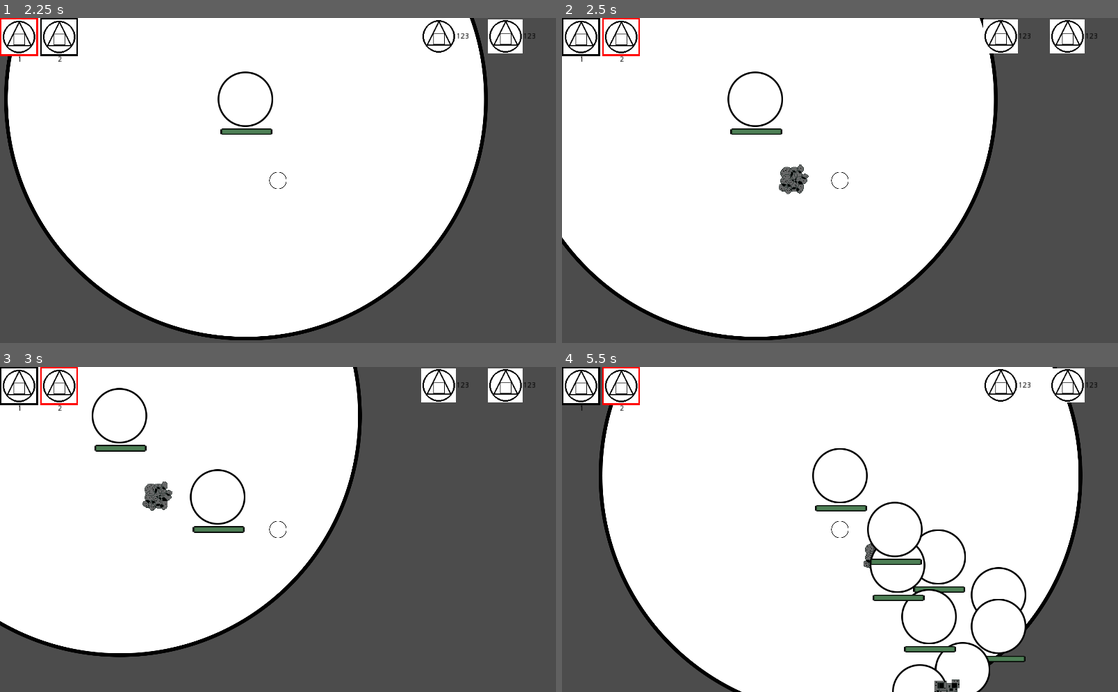
Above: before the commit, frames 1-4 (two rows, left to right).
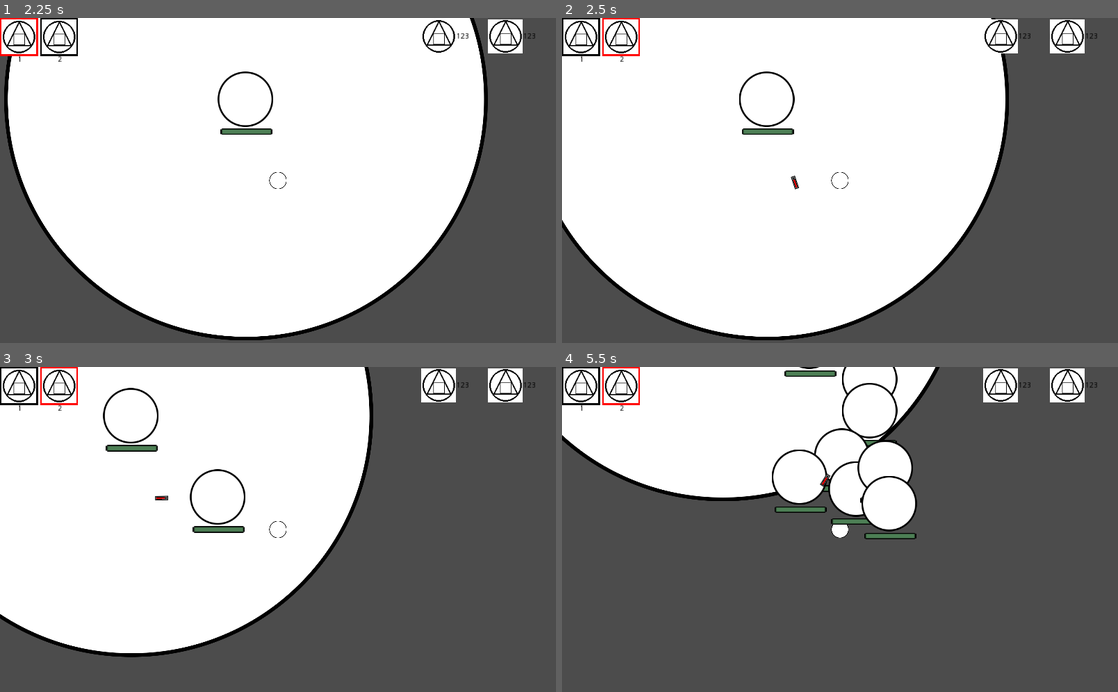
Above: after the commit, the same moments.

Repository: Gics444/tm-labs
Game: Godot game, scene res://Main_Scene_(World)/World.tscn
The game is run twice, just before and just after one commit, with the same random seed, the same clock (stepped at 60 frames per second) and the same inputs.
Inputs (mouse positions are in pixels of both pictures, inside the frame that each line leads up to):
- Up to frame 1 (2.25 s): click "1" at 0.5 s; click "2" at 1.25 s; tap Enter at 2 s; move the mouse to (400, 164) at 2.02 s; hold D (right) from 2.03 s (still down); hold 1 (1) from 2.03 s (still down); click (400, 164) at 2.17 s
- Up to frame 2 (2.5 s): keep holding D (right); keep holding 1 (1); tap Space (ui_select) at 2.27 s; tap 2 (2) at 2.3 s
- Up to frame 3 (3 s): tap Space (ui_select) at 2.57 s; move the mouse to (166, 545) at 2.77 s; release D (right) at 2.78 s; release 1 (1) at 2.78 s; hold S (down) from 2.78 s (still down); tap 2 (2) at 2.85 s
- Up to frame 4 (5.5 s): tap Space (ui_select) at 3.02, 3.05, 3.32, 4.52, 4.82, 5.27, 5.3 s; move the mouse to (895, 458) at 3.52 s; release S (down) at 3.53 s; hold D (right) 3.53-4.28 s; hold Space (ui_select) 3.53-4.28 s; tap 1 (1) at 3.8, 4.35 s; move the mouse to (812, 594) at 4.27 s; hold W (up) 4.28-5.03 s; click (812, 594) at 4.42 s; tap 2 (2) at 4.55 s; move the mouse to (1006, 578) at 5.02 s; hold A (left) from 5.03 s (still down); hold 2 (2) from 5.03 s (still down)

Frame 1 is identical in both runs. In frame 2, 4.6% of the frame differs, in the area x 0-81%, y 0-100%; in frame 3, 4.0%; in frame 4, 56%, in the area x 0-94%, y 0-100%.

Commit message:
added spawn limited ammount of shape essence

Diff:
--- a/Lab3/Godot stuff/Main_Scene_(World)/ExpandingBack.gd
+++ b/Lab3/Godot stuff/Main_Scene_(World)/ExpandingBack.gd
@@ -1,6 +1,9 @@
 extends Node2D
+
+signal expanded
 
 func _on_ExpansionTimer_timeout():
 	$".".scale += Vector2(2,2)
 	var world = get_parent()
-	world.spawn_count += + 0.5
+	world.spawn_count += 0.5
+	world.essence_limit += 2
--- a/Lab3/Godot stuff/Main_Scene_(World)/ExpandingBack.tscn
+++ b/Lab3/Godot stuff/Main_Scene_(World)/ExpandingBack.tscn
@@ -6,6 +6,11 @@
 [sub_resource type="Curve2D" id=1]
 _data = {
 "points": PoolVector2Array( 0, 0, 0, 0, -14.6364, -18.6667, 0, 0, 0, 0, 2.18182, -26.4444, 0, 0, 0, 0, 17, -22, 0, 0, 0, 0, 25.7273, -5.39182, 0, 0, 0, 0, 19, 13.5556, 0, 0, 0, 0, 1.06061, 18.8187, 0, 0, 0, 0, -13.5152, 12.4444, 0, 0, 0, 0, -21.3636, -4.33918, 0, 0, 0, 0, -14.6364, -18.6667 )
+}
+
+[sub_resource type="Curve2D" id=2]
+_data = {
+"points": PoolVector2Array( 0, 0, 0, 0, -71, -24, 0, 0, 0, 0, -23, -22, 0, 0, 0, 0, -31, -68, 0, 0, 0, 0, 11, -36, 0, 0, 0, 0, 28, -72, 0, 0, 0, 0, 34, -25, 0, 0, 0, 0, 73, -38, 0, 0, 0, 0, 51, -6, 0, 0, 0, 0, 73, 20, 0, 0, 0, 0, 42, 26, 0, 0, 0, 0, 28, 71, 0, 0, 0, 0, 3, 42, 0, 0, 0, 0, -24, 73, 0, 0, 0, 0, -30, 33, 0, 0, 0, 0, -67, 44, 0, 0, 0, 0, -45, 15, 0, 0, 0, 0, -71, -24 )
 }
 
 [node name="Node2D" type="Node2D"]
@@ -34,4 +39,11 @@
 position = Vector2( -14.6364, -18.6667 )
 rotation = -0.433165
 
+[node name="EssenceSpawns" type="Path2D" parent="."]
+curve = SubResource( 2 )
+
+[node name="PathFollow2D" type="PathFollow2D" parent="EssenceSpawns"]
+position = Vector2( -71, -24 )
+rotation = 0.0416436
+
 [connection signal="timeout" from="ExpansionTimer" to="." method="_on_ExpansionTimer_timeout"]
--- a/Lab3/Godot stuff/Main_Scene_(World)/World.gd
+++ b/Lab3/Godot stuff/Main_Scene_(World)/World.gd
@@ -1,11 +1,14 @@
 extends Node2D
 var spawn_count = 1
+var essence_count = 0
+var essence_limit = 10
 
 func _ready():
 	randomize()
 	$Camera2D/CanvasLayer/UI/ButtonGroup.connect("structure_selected", $"Circle_(Player)", "_on_selected_structure")
 
 var pest_nest = preload("res://Objects/Structures/Pest_Deepnest/Pest_Deepnest.tscn")
+var essence = preload("res://Objects/Structures/Shape_essence/Shape_essence.tscn")
 
 func _on_SpawnTimer_timeout():
 	for i in int(spawn_count):
@@ -16,3 +19,15 @@
 		spawn_loc.offset = randi()
 
 		nest.position = spawn_loc.global_position
+
+
+func _on_EssenceSpawnTimer_timeout():
+	if essence_count < essence_limit:
+		var essence_obj = essence.instance()
+		add_child(essence_obj)
+		essence_count+=1
+
+		var spawn_loc = $ExpandingBack/EssenceSpawns/PathFollow2D
+		spawn_loc.offset = randi()
+
+		essence_obj.position = spawn_loc.global_position
--- a/Lab3/Godot stuff/Main_Scene_(World)/World.tscn
+++ b/Lab3/Godot stuff/Main_Scene_(World)/World.tscn
@@ -38,4 +38,8 @@
 
 [node name="UI" parent="Camera2D/CanvasLayer" instance=ExtResource( 4 )]
 
+[node name="EssenceSpawnTimer" type="Timer" parent="."]
+autostart = true
+
 [connection signal="timeout" from="SpawnTimer" to="." method="_on_SpawnTimer_timeout"]
+[connection signal="timeout" from="EssenceSpawnTimer" to="." method="_on_EssenceSpawnTimer_timeout"]
--- a/Lab3/Godot stuff/Objects/Entities/Circle_(Player)/Circle_(Player).gd
+++ b/Lab3/Godot stuff/Objects/Entities/Circle_(Player)/Circle_(Player).gd
@@ -22,7 +22,7 @@
 func _input(event):
 	if event.is_action_pressed("ui_select"):
 		if structure_number_selected == "1":
-			var structure = load("res://Objects/Structures/Pest_Deepnest/Pest_Deepnest.tscn").instance()
+			var structure = load("res://Objects/Entities/Pest/Pest.tscn").instance()
 			$"..".add_child(structure)
 			structure.position = position
 		elif structure_number_selected == "2":
--- a/Lab3/Godot stuff/Objects/Entities/Pest/Pest.gd
+++ b/Lab3/Godot stuff/Objects/Entities/Pest/Pest.gd
@@ -26,9 +26,9 @@
 func _physics_process(delta):
 	var attack_obj = find_closest_or_furthest(self, "Ally")
 	var parent_poz = get_parent().position
-	position += (attack_obj.position - (position + parent_poz))/50
+	position += (attack_obj.position - (position + parent_poz))/500
 	look_at(attack_obj.position)
-	move_and_collide(motion)
+	var collision = move_and_collide(motion*delta)
 # Called every frame. 'delta' is the elapsed time since the previous frame.
 #func _process(delta):
 #	pass
--- a/Lab3/Godot stuff/Objects/Entities/Pest/Pest.tscn
+++ b/Lab3/Godot stuff/Objects/Entities/Pest/Pest.tscn
@@ -9,6 +9,8 @@
 extents = Vector2( 4, 12 )
 
 [node name="Pest" type="KinematicBody2D" groups=["Enemy"]]
+input_pickable = true
+collision/safe_margin = 1.0
 script = ExtResource( 4 )
 
 [node name="CollisionShape2D" type="CollisionShape2D" parent="."]
--- a/Lab3/Godot stuff/Objects/Structures/Shape_essence/Shape_essence.gd
+++ b/Lab3/Godot stuff/Objects/Structures/Shape_essence/Shape_essence.gd
@@ -1,4 +1,4 @@
-extends KinematicBody2D
+extends Area2D
 var assigned_worker = null
 
 # Declare member variables here. Examples:
@@ -14,3 +14,7 @@
 # Called every frame. 'delta' is the elapsed time since the previous frame.
 #func _process(delta):
 #	pass
+
+
+func _on_Shape_essence_body_entered(body):
+	print(body)
--- a/Lab3/Godot stuff/Objects/Structures/Shape_essence/Shape_essence.tscn
+++ b/Lab3/Godot stuff/Objects/Structures/Shape_essence/Shape_essence.tscn
@@ -1,13 +1,11 @@
-[gd_scene load_steps=5 format=2]
+[gd_scene load_steps=4 format=2]
 
 [ext_resource path="res://Objects/Structures/Shape_essence/Shape_essence.png" type="Texture" id=1]
 [ext_resource path="res://Objects/Structures/Shape_essence/Shape_essence.gd" type="Script" id=2]
 
 [sub_resource type="CircleShape2D" id=1]
 
-[sub_resource type="CircleShape2D" id=2]
-
-[node name="Shape_essence" type="KinematicBody2D"]
+[node name="Shape_essence" type="Area2D"]
 scale = Vector2( 2, 2 )
 script = ExtResource( 2 )
 
@@ -18,10 +16,5 @@
 [node name="CollisionShape2D" type="CollisionShape2D" parent="."]
 scale = Vector2( 0.5, 0.5 )
 shape = SubResource( 1 )
-disabled = true
 
-[node name="Area2D" type="Area2D" parent="."]
-
-[node name="CollisionShape2D" type="CollisionShape2D" parent="Area2D"]
-shape = SubResource( 2 )
-disabled = true
+[connection signal="body_entered" from="." to="." method="_on_Shape_essence_body_entered"]
Not shown: 1 places in Lab3/Godot stuff/Main_Scene_(World)/ExpandingBack.tscn that only renumber resources
